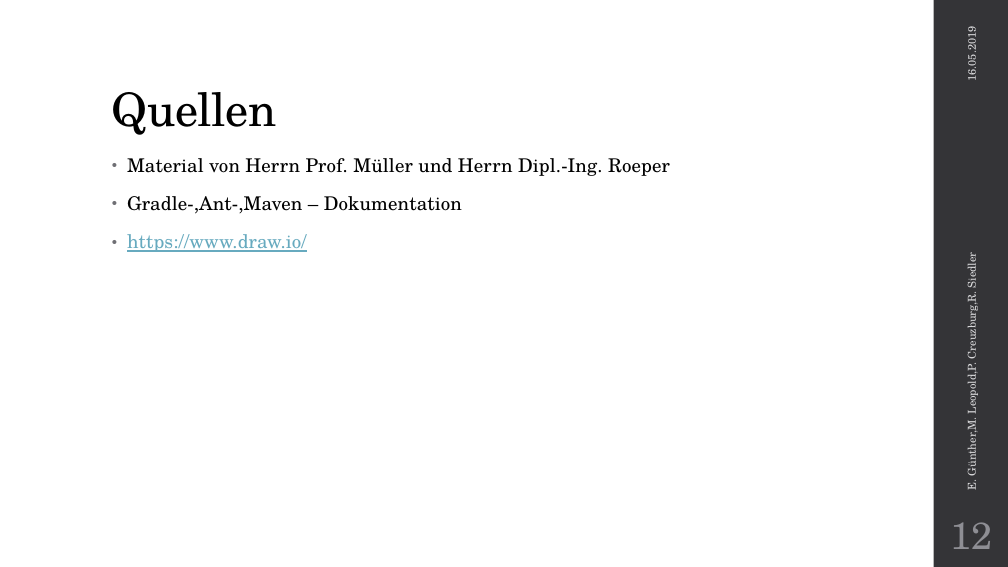
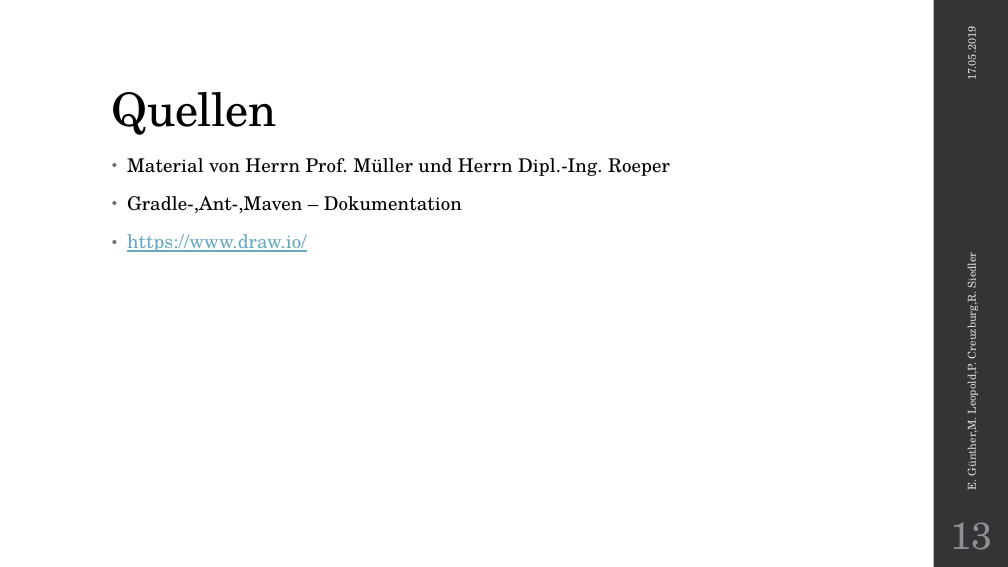
Before and after one commit to MLpGHub/SEIIBeleg, a slide deck: slide 13 of Präsentation/TicTacToeProjekt.pptx (slide 12 before the commit). Drawn at 1008x567 pixels with LibreOffice and Linux fonts; fonts in the diff are those of the drawing. Boxes give left, top, right and bottom in pixels: in the first picture for what was removed or moved away, otherwise in the second. Text is boxed around its words. In the diff, an @@ line names an element or a change of style, - is before the commit and + after.

```diff
--- a/Präsentation/TicTacToeProjekt.pptx
+++ b/Präsentation/TicTacToeProjekt.pptx
@@ text at bbox=[963, 31, 979, 79]: text changed @@
-16.05.2019
+17.05.2019
@@ page number at bbox=[950, 522, 992, 550]: text changed @@
-12
+13
```
Also in this commit, not shown: 11 other slides changed, 1 slide added, 17 other files.
